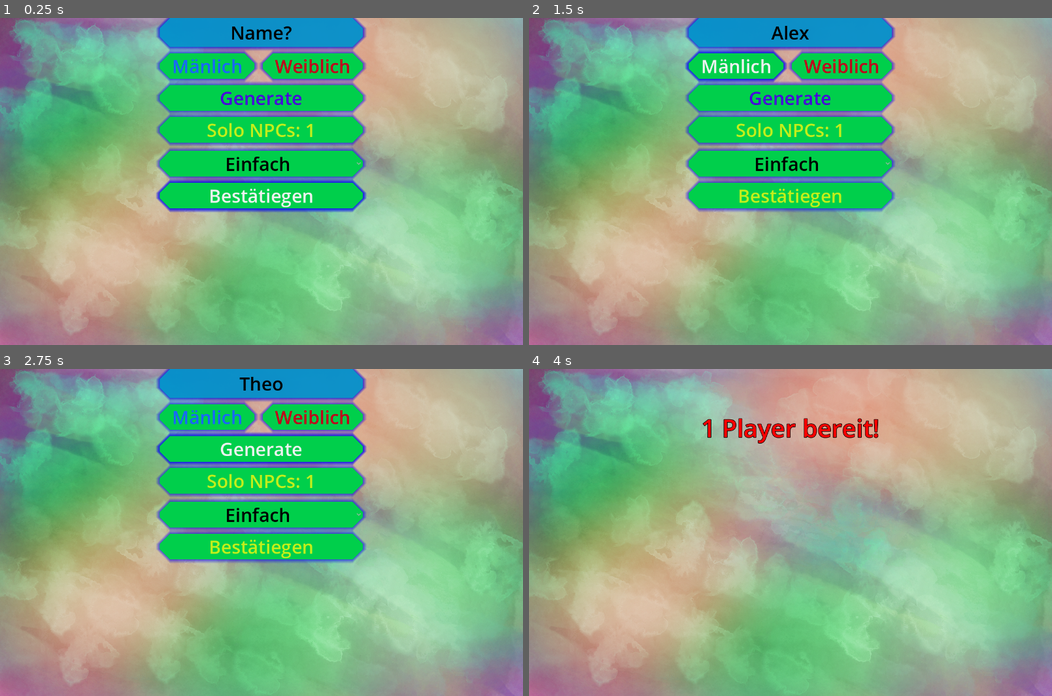
Above: before the commit, frames 1-4 (two rows, left to right).
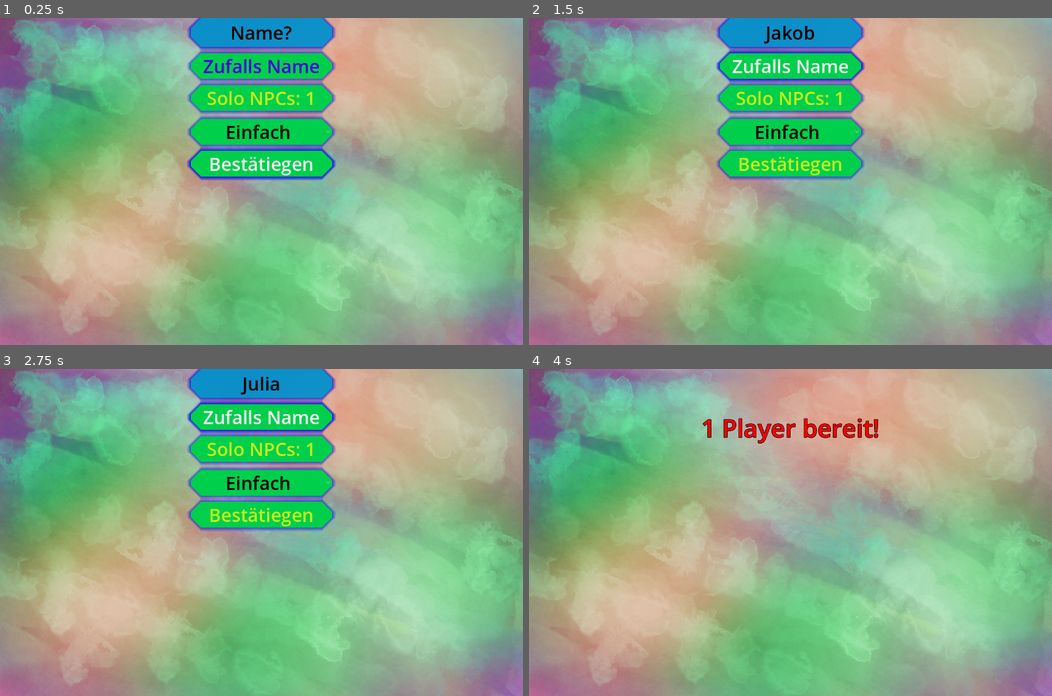
Above: after the commit, the same moments.

Repository: NIK-98/Paint_The_Ground
Game: Godot game, scene res://sceens/level.tscn
The game is run twice, just before and just after one commit, with the same random seed, the same clock (stepped at 60 frames per second) and the same inputs. This scene is started directly instead of the project's main scene.
Inputs (mouse positions are in pixels of both pictures, inside the frame that each line leads up to):
- Up to frame 1 (0.25 s): no input
- Up to frame 2 (1.5 s): click (790, 31) at 0.52 s; type "Alex" at 0.6 s; click (738, 67) at 1.25 s, where only the run before the commit has a clickable "Mänlich"
- Up to frame 3 (2.75 s): click "Generate" (after the commit: "Zufalls Name") at 2 s
- Up to frame 4 (4 s): click (842, 418) at 2.75 s, where only the run before the commit has a clickable "Weiblich"; click "Bestätiegen" at 3.5 s

The runs differ from the first frame. In frame 1, 14% of the frame differs, in the area x 29-71%, y 0-60%; in frame 2, 14%; in frame 3, 14%; in frame 4, nothing differs.
Error before the commit: Cannot call method 'get_node' on a null value. (res://scripts/level.gd:49)
Error after the commit: Cannot call method 'get_node' on a null value. (res://scripts/level.gd:48)

Commit message:
Namen generatore wird nur noch mit einem button getriggert und hat ein eindeutiegen namen

Diff:
--- a/sceens/joy.tscn
+++ b/sceens/joy.tscn
@@ -10,6 +10,7 @@
 
 [node name="joy" type="Control"]
 layout_mode = 3
+anchors_preset = 0
 scale = Vector2(1.78572, 1.78571)
 script = ExtResource("2_463r8")
 
--- a/sceens/level.tscn
+++ b/sceens/level.tscn
@@ -136,27 +136,6 @@
 shadow_color = Color(0, 0, 0.956863, 0.6)
 shadow_size = 10
 
-[sub_resource type="Theme" id="Theme_u37or"]
-Button/colors/font_color = Color(0.102703, 0.396986, 1, 1)
-Button/colors/font_hover_color = Color(0.95, 0.95, 0.95, 1)
-Button/font_sizes/font_size = 45
-Button/fonts/font = SubResource("SystemFont_8s71y")
-Button/styles/focus = SubResource("StyleBoxFlat_57cek")
-Button/styles/hover = SubResource("StyleBoxFlat_57cek")
-Button/styles/hover_pressed = SubResource("StyleBoxFlat_57cek")
-Button/styles/normal = SubResource("StyleBoxFlat_57cek")
-Button/styles/pressed = SubResource("StyleBoxFlat_57cek")
-
-[sub_resource type="Theme" id="Theme_3naol"]
-Button/colors/font_color = Color(0.768627, 0, 0.101961, 1)
-Button/font_sizes/font_size = 45
-Button/fonts/font = SubResource("SystemFont_8s71y")
-Button/styles/focus = SubResource("StyleBoxFlat_57cek")
-Button/styles/hover = SubResource("StyleBoxFlat_57cek")
-Button/styles/hover_pressed = SubResource("StyleBoxFlat_57cek")
-Button/styles/normal = SubResource("StyleBoxFlat_57cek")
-Button/styles/pressed = SubResource("StyleBoxFlat_57cek")
-
 [sub_resource type="Theme" id="Theme_4qfo0"]
 Button/colors/font_color = Color(0.284398, 0.000272228, 0.877517, 1)
 Button/font_sizes/font_size = 45
@@ -506,25 +485,10 @@
 max_length = 8
 expand_to_text_length = true
 
-[node name="HBoxContainer" type="HBoxContainer" parent="loby/CenterContainer/VBoxContainer"]
-layout_mode = 2
-theme_override_constants/separation = 20
-
-[node name="J" type="Button" parent="loby/CenterContainer/VBoxContainer/HBoxContainer"]
-layout_mode = 2
-theme = SubResource("Theme_u37or")
-button_mask = 3
-text = "Mänlich"
-
-[node name="M" type="Button" parent="loby/CenterContainer/VBoxContainer/HBoxContainer"]
-layout_mode = 2
-theme = SubResource("Theme_3naol")
-text = "Weiblich"
-
 [node name="Random" type="Button" parent="loby/CenterContainer/VBoxContainer"]
 layout_mode = 2
 theme = SubResource("Theme_4qfo0")
-text = "Generate"
+text = "Zufalls Name"
 
 [node name="VBoxContainer" type="VBoxContainer" parent="loby/CenterContainer/VBoxContainer"]
 layout_mode = 2
@@ -688,8 +652,6 @@
 
 [connection signal="pressed" from="CanvasLayer/zoomin" to="." method="_on_zoomin_pressed"]
 [connection signal="pressed" from="CanvasLayer/zoomout" to="." method="_on_zoomout_pressed"]
-[connection signal="pressed" from="loby/CenterContainer/VBoxContainer/HBoxContainer/J" to="loby" method="_on_j_pressed"]
-[connection signal="pressed" from="loby/CenterContainer/VBoxContainer/HBoxContainer/M" to="loby" method="_on_m_pressed"]
 [connection signal="pressed" from="loby/CenterContainer/VBoxContainer/Random" to="loby" method="_on_random_pressed"]
 [connection signal="pressed" from="loby/CenterContainer/VBoxContainer/VBoxContainer/npcs" to="loby" method="_on_npcs_pressed"]
 [connection signal="item_selected" from="loby/CenterContainer/VBoxContainer/VBoxContainer/Speed" to="loby" method="_on_speed_item_selected"]
--- a/scripts/level.gd
+++ b/scripts/level.gd
@@ -25,7 +25,6 @@
 func _ready():
 	$loby/CenterContainer/VBoxContainer/name_input.visible = true
 	$loby/CenterContainer/VBoxContainer/Enter.visible = true
-	$loby/CenterContainer/VBoxContainer/HBoxContainer.visible = true
 	$loby/CenterContainer/VBoxContainer/Random.visible = true
 	$loby/CenterContainer/VBoxContainer/Warten.visible = false
 	$Werten.visible = false
--- a/scripts/loby.gd
+++ b/scripts/loby.gd
@@ -5,110 +5,28 @@
 @export var is_running = false
 @export var hidenloby = false
 
-var j_namen = ["Levi",
-			   "Emil",
-			   "Liam",
-			   "Anton",
-			   "Theo",
-			   "Paul",
-			   "Leano",
-			   "Elias",
-			   "Jakob",
-			   "Samuel",
-			   "Felix",
-			   "Michael",
-			   "Linus",
-			   "Aaron",
-			   "Leo",
-			   "Thomas",
-			   "Lukas",
-			   "Noah",
-			   "Leon",
-			   "Jonas",
-			   "David",
-			   "Levin",
-			   "Julian",
-			   "Daniel",
-			   "Milan",
-			   "Lio",
-			   "Matteo",
-			   "Valentin",
-			   "Oskar",
-			   "Elia",
-			   "Alexander",
-			   "Kian",
-			   "Finn",
-			   "Markus",
-			   "Jan",
-			   "Jonathan",
-			   "Moritz",
-			   "Joris",
-			   "Jonah",
-			   "Tim",
-			   "Jasper",
-			   "Luis",
-			   "Mika",
-			   "Oliver",
-			   "Niklas",
-			   "Luca",
-			   "Lorenz",
-			   "Tobias",
-			   "Fabian",
-			   "Maximilian",
-			   "Luan"]
-var m_namen = ["Lina",
-			   "Emilia",
-			   "Emma",
-			   "Ella",
-			   "Ida",
-			   "Lia",
-			   "Lea",
-			   "Amalia",
-			   "Leonie",
-			   "Laura",
-			   "Lena",
-			   "Mia",
-			   "Nora",
-			   "Mila",
-			   "Juna",
-			   "Anna",
-			   "Johanna",
-			   "Malia",
-			   "Luisa",
-			   "Maria",
-			   "Amelie",
-			   "Ava",
-			   "Julia",
-			   "Marie",
-			   "Antonia",
-			   "Noah",
-			   "Nele",
-			   "Elena",
-			   "Alina",
-			   "Leni",
-			   "Mara",
-			   "Mathilda",
-			   "Charlotte",
-			   "Liom",
-			   "Sophie",
-			   "Livia",
-			   "Lara",
-			   "Marlene",
-			   "Mina",
-			   "Sarah",
-			   "Mira",
-			   "Hanna",
-			   "Finn",
-			   "Romy",
-			   "Elisabeth",
-			   "Katharina",
-			   "Elsa",
-			   "Emily",
-			   "Marla",
-			   "Malou",
-			   "Elisa"
-			   ]
-var curent_list = []
+var namen = ["Levi","Emil","Liam","Anton","Theo",
+			 "Paul","Leano","Elias","Jakob","Samuel",
+			 "Felix","Michael","Linus","Aaron","Leo",
+			 "Thomas","Lukas","Noah","Leon","Jonas",
+			 "David","Levin","Julian","Daniel","Milan",
+			 "Lio","Matteo","Valentin","Oskar","Elia",
+			 "Alexander","Kian","Finn","Markus","Jan",
+			 "Jonathan","Moritz","Joris","Jonah","Tim",
+			 "Jasper","Luis","Mika","Oliver","Niklas",
+			 "Luca","Lorenz","Tobias","Fabian","Maximilian",
+			 "Luan","Lina","Emilia","Emma","Ella",
+			 "Ida","Lia","Lea","Amalia","Leonie",
+			 "Laura","Lena","Mia","Nora","Mila",
+			 "Juna","Anna","Johanna","Malia","Luisa",
+			 "Maria","Amelie","Ava","Julia","Marie",
+			 "Antonia","Noah","Nele","Elena","Alina",
+			 "Leni","Mara","Mathilda","Charlotte","Liom",
+			 "Sophie","Livia","Lara","Marlene","Mina",
+			 "Sarah","Mira","Hanna","Finn","Romy",
+			 "Elisabeth","Katharina","Elsa","Emily","Marla",
+			 "Malou","Elisa"
+			]
 
 
 var esc_is_pressing_in_game = false
@@ -225,7 +143,6 @@
 		$CenterContainer/VBoxContainer/VBoxContainer.visible = false
 		$CenterContainer/VBoxContainer/name_input.visible = false
 		$CenterContainer/VBoxContainer/Enter.visible = false
-		$CenterContainer/VBoxContainer/HBoxContainer.visible = false
 		$CenterContainer/VBoxContainer/Random.visible = false
 		$CenterContainer/VBoxContainer/Warten.visible = true
 		update_warten.rpc()
@@ -241,19 +158,9 @@
 	$CenterContainer/VBoxContainer/Warten.text = str(player_wait_count, " Player bereit!")
 
 
-func _on_j_pressed():
-	curent_list = j_namen
-
-
-func _on_m_pressed():
-	curent_list = m_namen
-
-
 func _on_random_pressed():
-	if curent_list != []:
-		$CenterContainer/VBoxContainer/name_input.text = curent_list.pick_random()
-	else:
-		OS.alert("Mänlich oder Weiblich Wällen", "Auswahl")
+	namen.shuffle()
+	$CenterContainer/VBoxContainer/name_input.text = namen.pick_random()
 
 
 func _on_npcs_pressed():
Not shown: 3 places in sceens/level.tscn that only renumber resources
